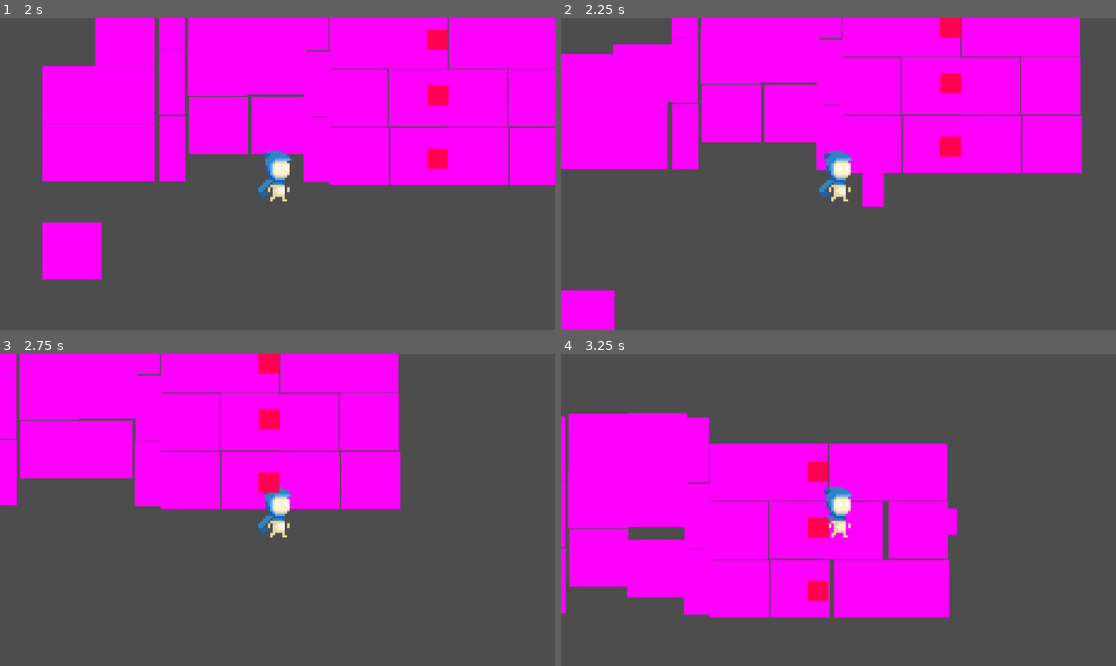
Above: before the commit, frames 1-4 (two rows, left to right).
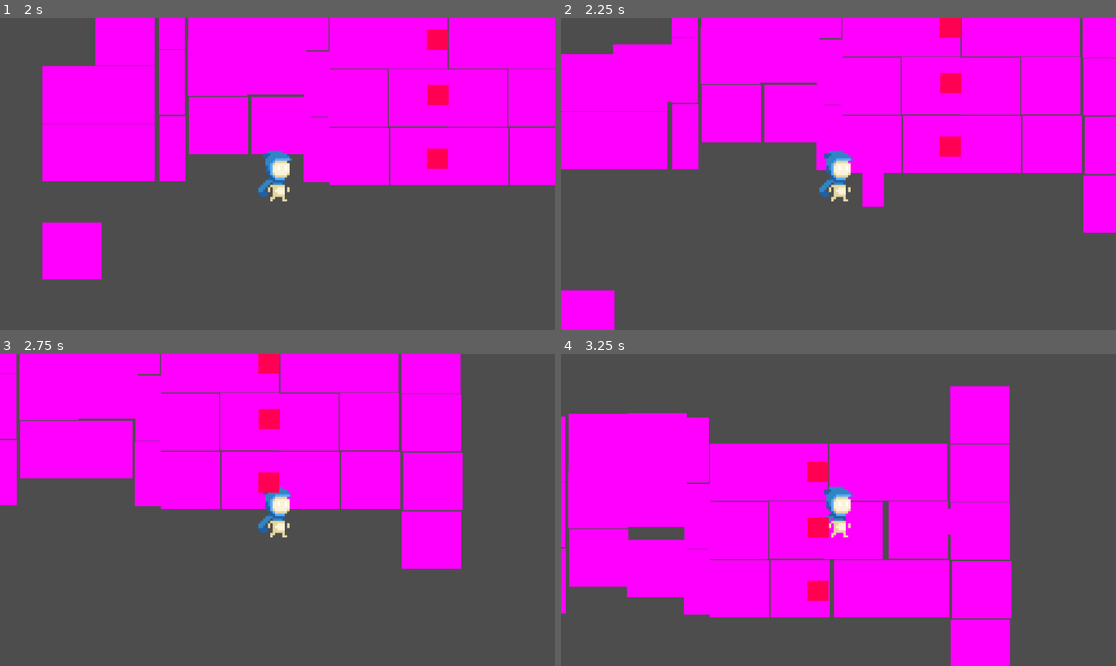
Above: after the commit, the same moments.

Repository: MD-Hamza/ClusterFall
Game: Godot game, scene res://States/PlayState.tscn
Two runs of this game, one before a commit and one after it. Both use one fixed random seed, a clock stepped at 60 frames per second and the inputs below. This scene is started directly instead of the project's main scene.
Inputs (mouse positions are in pixels of both pictures, inside the frame that each line leads up to):
- Up to frame 1 (2 s): tap Enter at 0.5 s; move the mouse to (399, 158) at 0.52 s; hold D (ui_right) 0.53-1.28 s; click (399, 158) at 0.6 s; move the mouse to (166, 189) at 1.27 s; hold S (ui_down) from 1.28 s (still down); right-click (166, 189) at 1.35 s
- Up to frame 2 (2.25 s): move the mouse to (894, 105) at 2.02 s; release S (ui_down) at 2.03 s; hold D (ui_right) from 2.03 s (still down); click (894, 105) at 2.1 s
- Up to frame 3 (2.75 s): keep holding D (ui_right)
- Up to frame 4 (3.25 s): move the mouse to (810, 572) at 2.77 s; release D (ui_right) at 2.78 s; hold W (ui_up) from 2.78 s (still down); right-click (810, 572) at 2.85 s

Frame 1 is identical in both runs. In frame 2, 4.0% of the frame differs, in the area x 93-100%, y 0-69%; in frame 3, 7.3%; in frame 4, 9.5%, in the area x 70-82%, y 10-100%.

Commit message:
Update PlayState.tscn

Diff:
--- a/States/PlayState.tscn
+++ b/States/PlayState.tscn
@@ -115,3 +115,18 @@
 
 [node name="Obstacle3" parent="Obstacles" instance=ExtResource("5_yvm6h")]
 position = Vector2(797, 42)
+
+[node name="Tile25" parent="." instance=ExtResource("2_84226")]
+position = Vector2(1095, 8)
+
+[node name="Tile26" parent="." instance=ExtResource("2_84226")]
+position = Vector2(1099, 250)
+
+[node name="Tile27" parent="." instance=ExtResource("2_84226")]
+position = Vector2(1096, 128)
+
+[node name="Tile28" parent="." instance=ExtResource("2_84226")]
+position = Vector2(1096, 372)
+
+[node name="Tile29" parent="." instance=ExtResource("2_84226")]
+position = Vector2(1095, -113)
